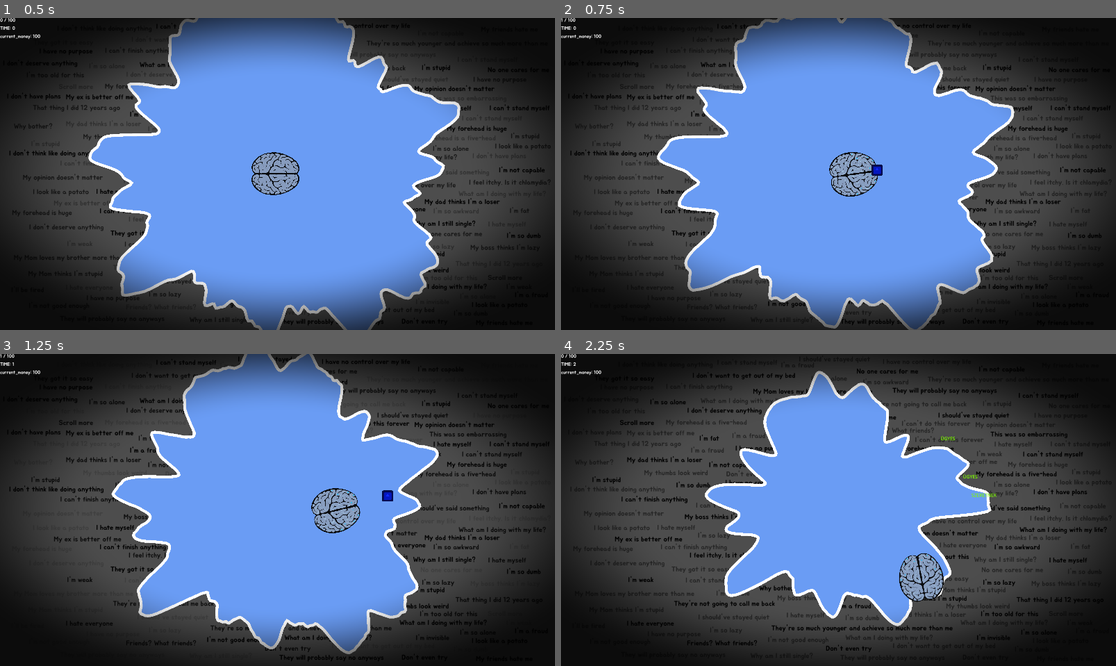
Above: before the commit, frames 1-4 (two rows, left to right).
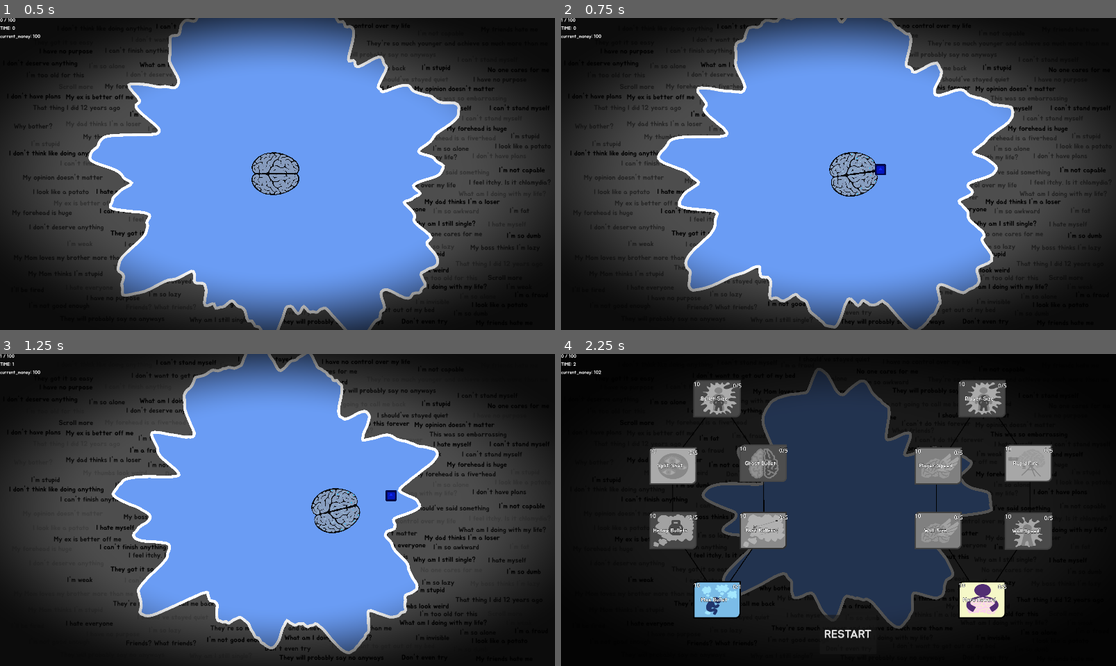
Above: after the commit, the same moments.

Repository: ekaktusz/bullet-hell-jam-7
Game: Godot game, scene res://Scenes/Map/Map.tscn
Same seed, same stepped clock (60 frames per second), same inputs: the game is played once before the commit and once after it. The engine's default icon, where the game draws it, is replaced by a stand-in: a white triangle on a blue panel in a dark square.
Inputs (mouse positions are in pixels of both pictures, inside the frame that each line leads up to):
- Up to frame 1 (0.5 s): no input
- Up to frame 2 (0.75 s): move the mouse to (960, 158) at 0.52 s; hold Right (ui_right) from 0.53 s (still down); click (960, 158) at 0.67 s
- Up to frame 3 (1.25 s): keep holding Right (ui_right)
- Up to frame 4 (2.25 s): move the mouse to (727, 525) at 1.27 s; release Right (ui_right) at 1.28 s; hold Down (ui_down) 1.28-2.03 s; move the mouse to (894, 441) at 2.02 s; hold Right (ui_right) from 2.03 s (still down)

Frame 1 is identical in both runs. In frame 2, less than 0.1% of the frame differs, in the area x 55-59%, y 46-51%; in frame 3, less than 0.1%; in frame 4, 68%, in the area x 0-100%, y 2-98%.

Commit message:
slightly larger radius

Diff:
--- a/Scenes/Brain/Brain.tscn
+++ b/Scenes/Brain/Brain.tscn
@@ -98,7 +98,7 @@
 }]
 
 [sub_resource type="CircleShape2D" id="CircleShape2D_5bh3e"]
-radius = 61.008198
+radius = 73.00685
 
 [node name="Brain" type="CharacterBody2D" unique_id=1118878017 groups=["player"]]
 collision_layer = 8
@@ -120,6 +120,7 @@
 frame_progress = 0.48049772
 
 [node name="CollisionShape2D" type="CollisionShape2D" parent="." unique_id=579428029]
+position = Vector2(-1, 9)
 shape = SubResource("CircleShape2D_5bh3e")
 
 [connection signal="body_entered" from="Area2D" to="." method="_on_area_2d_body_entered"]
